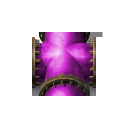
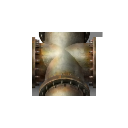
Comparing the layer stacks of the two 128 × 128 images. Changes:
pixels changed over [35, 32, 93, 96] (layer not identified)
